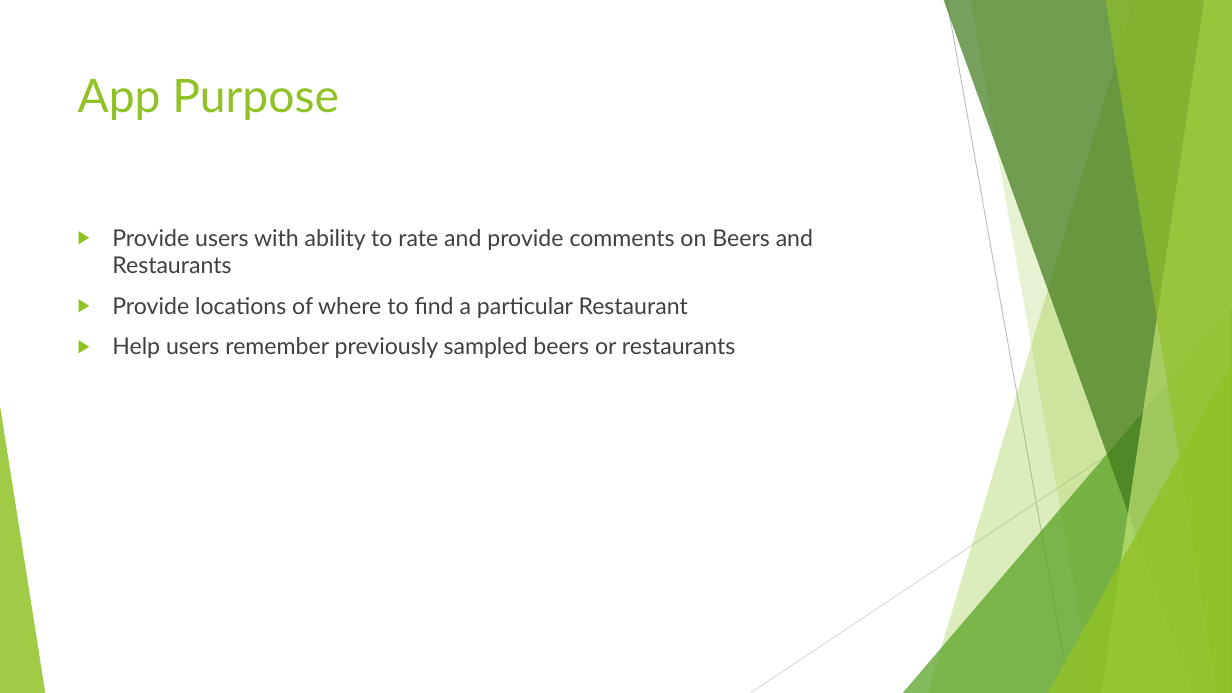
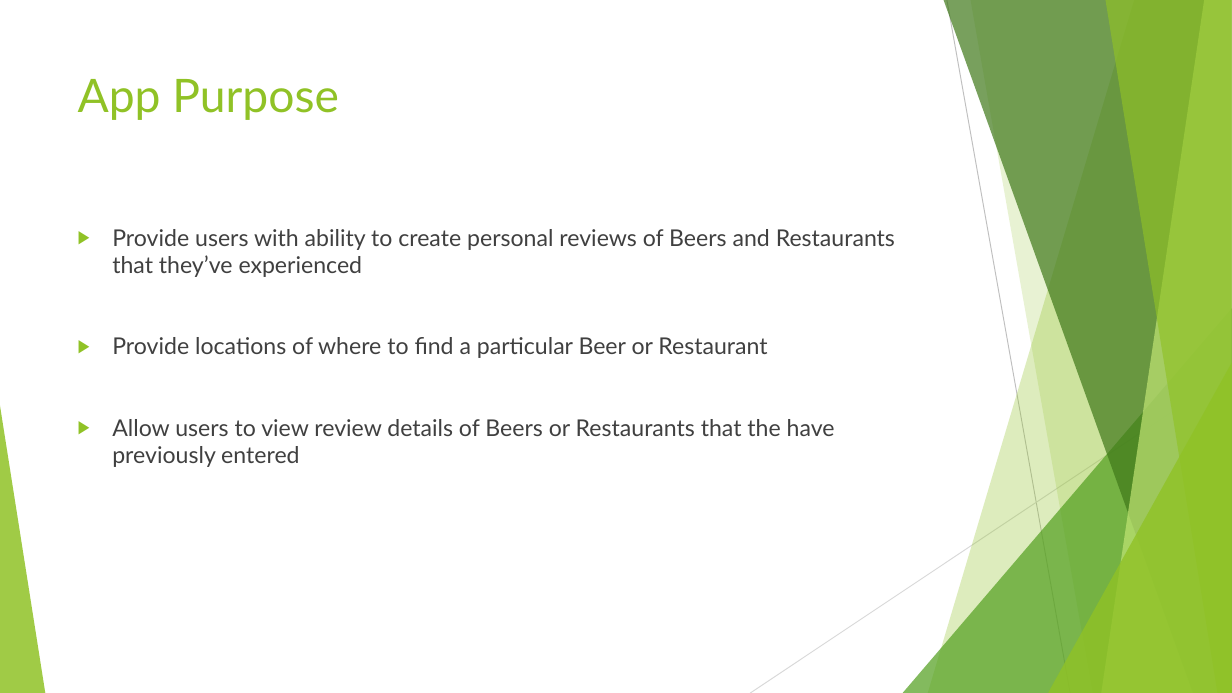
Before and after one commit to sthmpsn/ReviewMe, a slide deck: slide 2 of design/MyReviews.pptx. Drawn at 1232x693 pixels with LibreOffice and Linux fonts; fonts in the diff are those of the drawing. Boxes give left, top, right and bottom in pixels: in the first picture for what was removed or moved away, otherwise in the second. Text is boxed around its words. In the diff, an @@ line names an element or a change of style, - is before the commit and + after.

```diff
--- a/design/MyReviews.pptx
+++ b/design/MyReviews.pptx
@@ text at <box>112,229,895,467</box>: text changed @@
-▶ Provide users with ability to rate and provide comments on Beers and Restaurants
-▶ Provide locations of where to find a particular Restaurant
-▶ Help users remember previously sampled beers or restaurants
+▶ Provide users with ability to create personal reviews of Beers and Restaurants that they’ve experienced
+▶ Provide locations of where to find a particular Beer or Restaurant
+▶ Allow users to view review details of Beers or Restaurants that the have previously entered
```
Also in this commit, not shown: 3 other slides changed, 1 other file.
